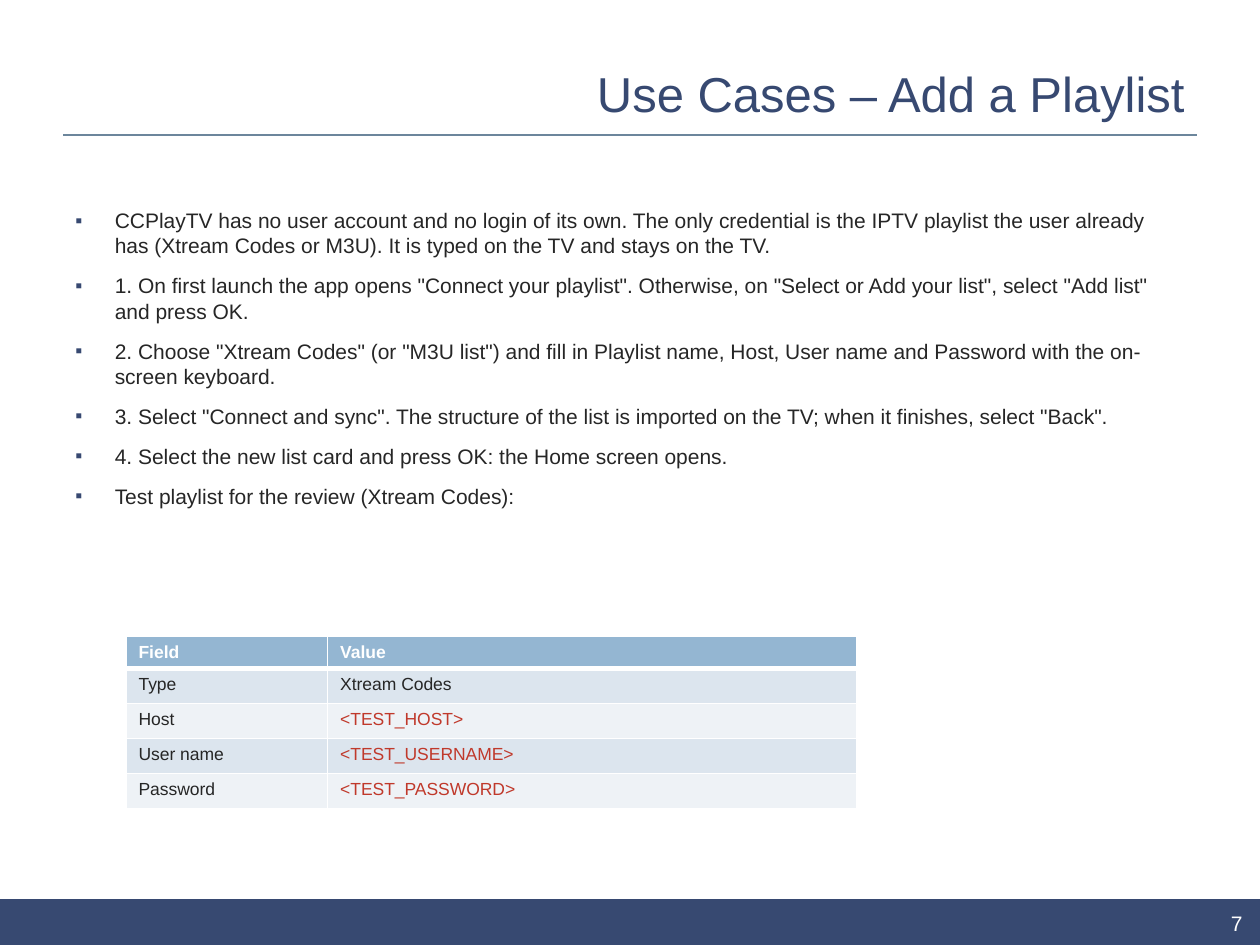
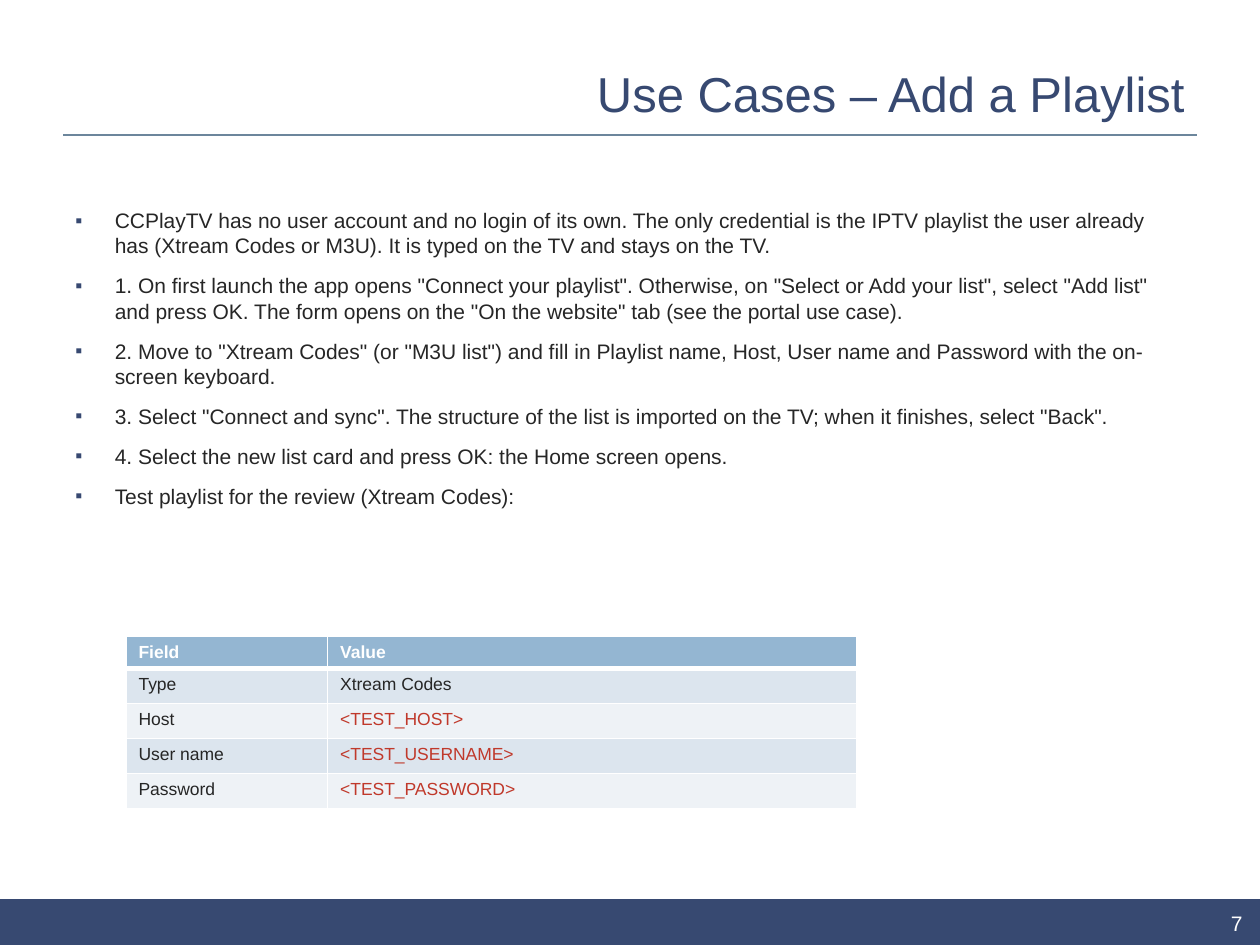
Before and after one commit to johnosd/ccplaytv, a slide deck: slide 7 of release/samsung/kit/ui-description/CCPlayTV_UI_Description_0.2.1.pptx. Drawn at 1260x945 pixels with LibreOffice and Linux fonts; fonts in the diff are those of the drawing; background and template pictures are left out. Boxes give left, top, right and bottom in pixels: in the first picture for what was removed or moved away, otherwise in the second. Text is boxed around its words. In the diff, an @@ line names an element or a change of style, - is before the commit and + after.

```diff
--- a/release/samsung/kit/ui-description/CCPlayTV_UI_Description_0.2.1.pptx
+++ b/release/samsung/kit/ui-description/CCPlayTV_UI_Description_0.2.1.pptx
@@ text at (x1=115, y1=277, x2=1147, y2=388): text changed @@
-▪ 1. On first launch the app opens "Connect your playlist". Otherwise, on "Select or Add your list", select "Add list" and press OK.
-▪ 2. Choose "Xtream Codes" (or "M3U list") and fill in Playlist name, Host, User name and Password with the on-screen keyboard.
+▪ 1. On first launch the app opens "Connect your playlist". Otherwise, on "Select or Add your list", select "Add list" and press OK. The form opens on the "On the website" tab (see the portal use case).
+▪ 2. Move to "Xtream Codes" (or "M3U list") and fill in Playlist name, Host, User name and Password with the on-screen keyboard.
```
Also in this commit, not shown: 7 other slides changed, 6 slides added, 30 other files.
